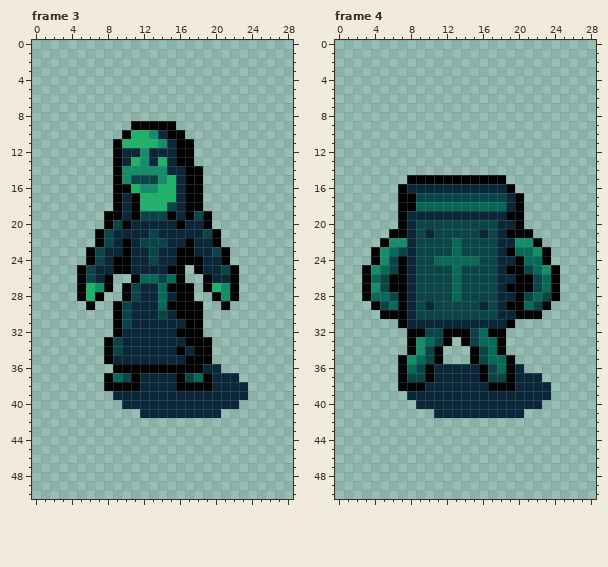
One commit to this pixel-art file: Succubus/Sprites/EarthOpponents.aseprite. The picture above was drawn from the file before the commit.
29x51 pixels, 20 frames. Shown: frame 3, frame 4. The commit also changed other frames, which this record leaves out.
The same view after the edit:
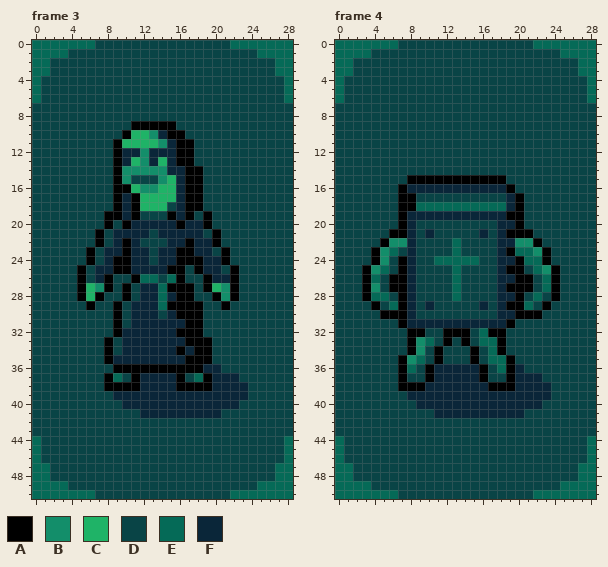
Palette (. is transparent): A #000000  B #138e6a  C #1fb367  D #094446  E #056a57  F #0a2639
Message: Witch hunter template
Diff:
layer "Background" now shown
--- frame 3, layer "Background"
@@ x 0..28 @@
- 0 .............................
- 1 .............................
- 2 .............................
- 3 .............................
- 4 .............................
- 5 .............................
- 6 .............................
- 7 .............................
- 8 .............................
- 9 ...........AAAAA.............
-10 ..........ACCBFAA............
-11 .........ACCCCBFAA...........
-12 .........AFFBFFFAA...........
-13 .........AFCBFCFAA...........
-14 .........ABBBBBFFAA..........
-15 .........ABDDDBCFAA..........
-16 .........AACBBCCFAA..........
-17 .........AFACCCCFAA..........
-18 .........AFACCCDFAA..........
-19 ........AAFADDDAFADA.........
-20 ........ADAFFFFFAFFA.........
-21 .......ADFFFFDFFFFFDA........
-22 .......ADFAFDDDFFAFFA........
-23 ......ADFFAFFDFFAAFFDA.......
-24 ......ADFAAFFDFFAAAFFA.......
-25 .....ADFFAAFFFFAA.AFFDA......
-26 .....ADFA..AEEDEA..AFFA......
-27 .....ACBA.ADFFEAAA.ACBA......
-28 .....ACA..ADFFEFAA..ABA......
-29 ......A..ADFFFEAAAA..A.......
-30 .........ADFFFDFAAA..........
-31 .........ADFFFFFFAA..........
-32 .........AFFFFFFAAA..........
-33 ........ADFFFFFFFAAA.........
-34 ........ADFFFFFFAFAA.........
-35 ........AFFFFFFFFAAA.........
-36 .........AAAAAAAAAAFF........
-37 ........AEDAFFFFADEAFFF......
-38 ........AAAAFFFFAAAAFFFF.....
-39 .........FFFFFFFFFFFFFFF.....
-40 ..........FFFFFFFFFFFFF......
-41 ............FFFFFFFFF........
-42 .............................
-43 .............................
-44 .............................
-45 .............................
-46 .............................
-47 .............................
-48 .............................
-49 .............................
-50 .............................
+ 0 EEEEEEEDDDDDDDDDDDDDDDEEEEEEE
+ 1 EEEEDDDDDDDDDDDDDDDDDDDDDEEEE
+ 2 EEDDDDDDDDDDDDDDDDDDDDDDDDDEE
+ 3 EEDDDDDDDDDDDDDDDDDDDDDDDDDEE
+ 4 EDDDDDDDDDDDDDDDDDDDDDDDDDDDE
+ 5 EDDDDDDDDDDDDDDDDDDDDDDDDDDDE
+ 6 EDDDDDDDDDDDDDDDDDDDDDDDDDDDE
+ 7 DDDDDDDDDDDDDDDDDDDDDDDDDDDDD
+ 8 DDDDDDDDDDDDDDDDDDDDDDDDDDDDD
+ 9 DDDDDDDDDDDAAAAADDDDDDDDDDDDD
+10 DDDDDDDDDDACCBFAADDDDDDDDDDDD
+11 DDDDDDDDDACCCCBFAADDDDDDDDDDD
+12 DDDDDDDDDAFFBFFFAADDDDDDDDDDD
+13 DDDDDDDDDAFCBFCFAADDDDDDDDDDD
+14 DDDDDDDDDABBBBBFFAADDDDDDDDDD
+15 DDDDDDDDDABDDDBCFAADDDDDDDDDD
+16 DDDDDDDDDAACBBCCFAADDDDDDDDDD
+17 DDDDDDDDDAFACCCCFAADDDDDDDDDD
+18 DDDDDDDDDAFACCCDFAADDDDDDDDDD
+19 DDDDDDDDAAFADDDAFADADDDDDDDDD
+20 DDDDDDDDADAFFFFFAFFADDDDDDDDD
+21 DDDDDDDADFFFFDFFFFFDADDDDDDDD
+22 DDDDDDDADFAFDDDFFAFFADDDDDDDD
+23 DDDDDDADFFAFFDFFAAFFDADDDDDDD
+24 DDDDDDADFAAFFDFFAAAFFADDDDDDD
+25 DDDDDADFFAAFFFFAADAFFDADDDDDD
+26 DDDDDADFADDAEEDEADDAFFADDDDDD
+27 DDDDDACBADADFFEAAADACBADDDDDD
+28 DDDDDACADDADFFEFAADDABADDDDDD
+29 DDDDDDADDADFFFEAAAADDADDDDDDD
+30 DDDDDDDDDADFFFDFAAADDDDDDDDDD
+31 DDDDDDDDDADFFFFFFAADDDDDDDDDD
+32 DDDDDDDDDAFFFFFFAAADDDDDDDDDD
+33 DDDDDDDDADFFFFFFFAAADDDDDDDDD
+34 DDDDDDDDADFFFFFFAFAADDDDDDDDD
+35 DDDDDDDDAFFFFFFFFAAADDDDDDDDD
+36 DDDDDDDDDAAAAAAAAAAFFDDDDDDDD
+37 DDDDDDDDAEDAFFFFADEAFFFDDDDDD
+38 DDDDDDDDAAAAFFFFAAAAFFFFDDDDD
+39 DDDDDDDDDFFFFFFFFFFFFFFFDDDDD
+40 DDDDDDDDDDFFFFFFFFFFFFFDDDDDD
+41 DDDDDDDDDDDDFFFFFFFFFDDDDDDDD
+42 DDDDDDDDDDDDDDDDDDDDDDDDDDDDD
+43 DDDDDDDDDDDDDDDDDDDDDDDDDDDDD
+44 EDDDDDDDDDDDDDDDDDDDDDDDDDDDE
+45 EDDDDDDDDDDDDDDDDDDDDDDDDDDDE
+46 EDDDDDDDDDDDDDDDDDDDDDDDDDDDE
+47 EEDDDDDDDDDDDDDDDDDDDDDDDDDEE
+48 EEDDDDDDDDDDDDDDDDDDDDDDDDDEE
+49 EEEEDDDDDDDDDDDDDDDDDDDDDEEEE
+50 EEEEEEEDDDDDDDDDDDDDDDEEEEEEE
--- frame 4, layer "Background"
@@ x 0..28 @@
- 0 .............................
- 1 .............................
- 2 .............................
- 3 .............................
- 4 .............................
- 5 .............................
- 6 .............................
- 7 .............................
- 8 .............................
- 9 .............................
-10 .............................
-11 .............................
-12 .............................
-13 .............................
-14 .............................
-15 ........AAAAAAAAAAA..........
-16 .......AFFFFFFFFFFFA.........
-17 .......AADDDDDDDDDDFA........
-18 .......AAEEEEEEEEEEFA........
-19 .......AFFFFFFFFFFFAA........
-20 .......AFDDDDDDDDDFFA........
-21 ......AAFDFDDDDDFDFAAA.......
-22 .....ABBFDDDDEDDDDFFBBA......
-23 ....ABEDFDDDDEDDDDFAEEBA.....
-24 ....ABDAFDDEEEEEDDFFAEEA.....
-25 ...ABEDAFDDDDEDDDDFAADEBA....
-26 ...AEDAAFDDDDEDDDDFFAADEA....
-27 ...ABDAAFDDDDEDDDDFAAADEA....
-28 ...AEEDAFDDDDEDDDDFFADEDA....
-29 ....ADEAFDFDDDDDFDFAAEDA.....
-30 .....AAAFDDDDDDDDDFFAAA......
-31 .......AFFFFFFFFFFFA.........
-32 ........AADDAAADEAA..........
-33 ........ABEDA.ADEEA..........
-34 ........ABDA...ADEA..........
-35 .......ABEDA...ADEEA.........
-36 .......AEDAFFFFFADEAF........
-37 .......ADDAFFFFFADDAFFF......
-38 .......AAAFFFFFFFAAAFFFF.....
-39 ........FFFFFFFFFFFFFFFF.....
-40 .........FFFFFFFFFFFFFF......
-41 ...........FFFFFFFFFF........
-42 .............................
-43 .............................
-44 .............................
-45 .............................
-46 .............................
-47 .............................
-48 .............................
-49 .............................
-50 .............................
+ 0 EEEEEEEDDDDDDDDDDDDDDDEEEEEEE
+ 1 EEEEDDDDDDDDDDDDDDDDDDDDDEEEE
+ 2 EEDDDDDDDDDDDDDDDDDDDDDDDDDEE
+ 3 EEDDDDDDDDDDDDDDDDDDDDDDDDDEE
+ 4 EDDDDDDDDDDDDDDDDDDDDDDDDDDDE
+ 5 EDDDDDDDDDDDDDDDDDDDDDDDDDDDE
+ 6 EDDDDDDDDDDDDDDDDDDDDDDDDDDDE
+ 7 DDDDDDDDDDDDDDDDDDDDDDDDDDDDD
+ 8 DDDDDDDDDDDDDDDDDDDDDDDDDDDDD
+ 9 DDDDDDDDDDDDDDDDDDDDDDDDDDDDD
+10 DDDDDDDDDDDDDDDDDDDDDDDDDDDDD
+11 DDDDDDDDDDDDDDDDDDDDDDDDDDDDD
+12 DDDDDDDDDDDDDDDDDDDDDDDDDDDDD
+13 DDDDDDDDDDDDDDDDDDDDDDDDDDDDD
+14 DDDDDDDDDDDDDDDDDDDDDDDDDDDDD
+15 DDDDDDDDAAAAAAAAAAADDDDDDDDDD
+16 DDDDDDDAFFFFFFFFFFFADDDDDDDDD
+17 DDDDDDDAADDDDDDDDDDFADDDDDDDD
+18 DDDDDDDAAEEEEEEEEEEFADDDDDDDD
+19 DDDDDDDAFFFFFFFFFFFAADDDDDDDD
+20 DDDDDDDAFDDDDDDDDDFFADDDDDDDD
+21 DDDDDDAAFDFDDDDDFDFAAADDDDDDD
+22 DDDDDABBFDDDDEDDDDFFBBADDDDDD
+23 DDDDABEDFDDDDEDDDDFAEEBADDDDD
+24 DDDDABDAFDDEEEEEDDFFAEEADDDDD
+25 DDDABEDAFDDDDEDDDDFAADEBADDDD
+26 DDDAEDAAFDDDDEDDDDFFAADEADDDD
+27 DDDABDAAFDDDDEDDDDFAAADEADDDD
+28 DDDAEEDAFDDDDEDDDDFFADEDADDDD
+29 DDDDADEAFDFDDDDDFDFAAEDADDDDD
+30 DDDDDAAAFDDDDDDDDDFFAAADDDDDD
+31 DDDDDDDAFFFFFFFFFFFADDDDDDDDD
+32 DDDDDDDDAADDAAADEAADDDDDDDDDD
+33 DDDDDDDDABEDADADEEADDDDDDDDDD
+34 DDDDDDDDABDADDDADEADDDDDDDDDD
+35 DDDDDDDABEDADDDADEEADDDDDDDDD
+36 DDDDDDDAEDAFFFFFADEAFDDDDDDDD
+37 DDDDDDDADDAFFFFFADDAFFFDDDDDD
+38 DDDDDDDAAAFFFFFFFAAAFFFFDDDDD
+39 DDDDDDDDFFFFFFFFFFFFFFFFDDDDD
+40 DDDDDDDDDFFFFFFFFFFFFFFDDDDDD
+41 DDDDDDDDDDDFFFFFFFFFFDDDDDDDD
+42 DDDDDDDDDDDDDDDDDDDDDDDDDDDDD
+43 DDDDDDDDDDDDDDDDDDDDDDDDDDDDD
+44 EDDDDDDDDDDDDDDDDDDDDDDDDDDDE
+45 EDDDDDDDDDDDDDDDDDDDDDDDDDDDE
+46 EDDDDDDDDDDDDDDDDDDDDDDDDDDDE
+47 EEDDDDDDDDDDDDDDDDDDDDDDDDDEE
+48 EEDDDDDDDDDDDDDDDDDDDDDDDDDEE
+49 EEEEDDDDDDDDDDDDDDDDDDDDDEEEE
+50 EEEEEEEDDDDDDDDDDDDDDDEEEEEEE
Boxes around the changes in both pictures, in picture pixels (x1, y1, x2, y2):
added: (32, 40, 293, 499)
added: (335, 40, 596, 499)
